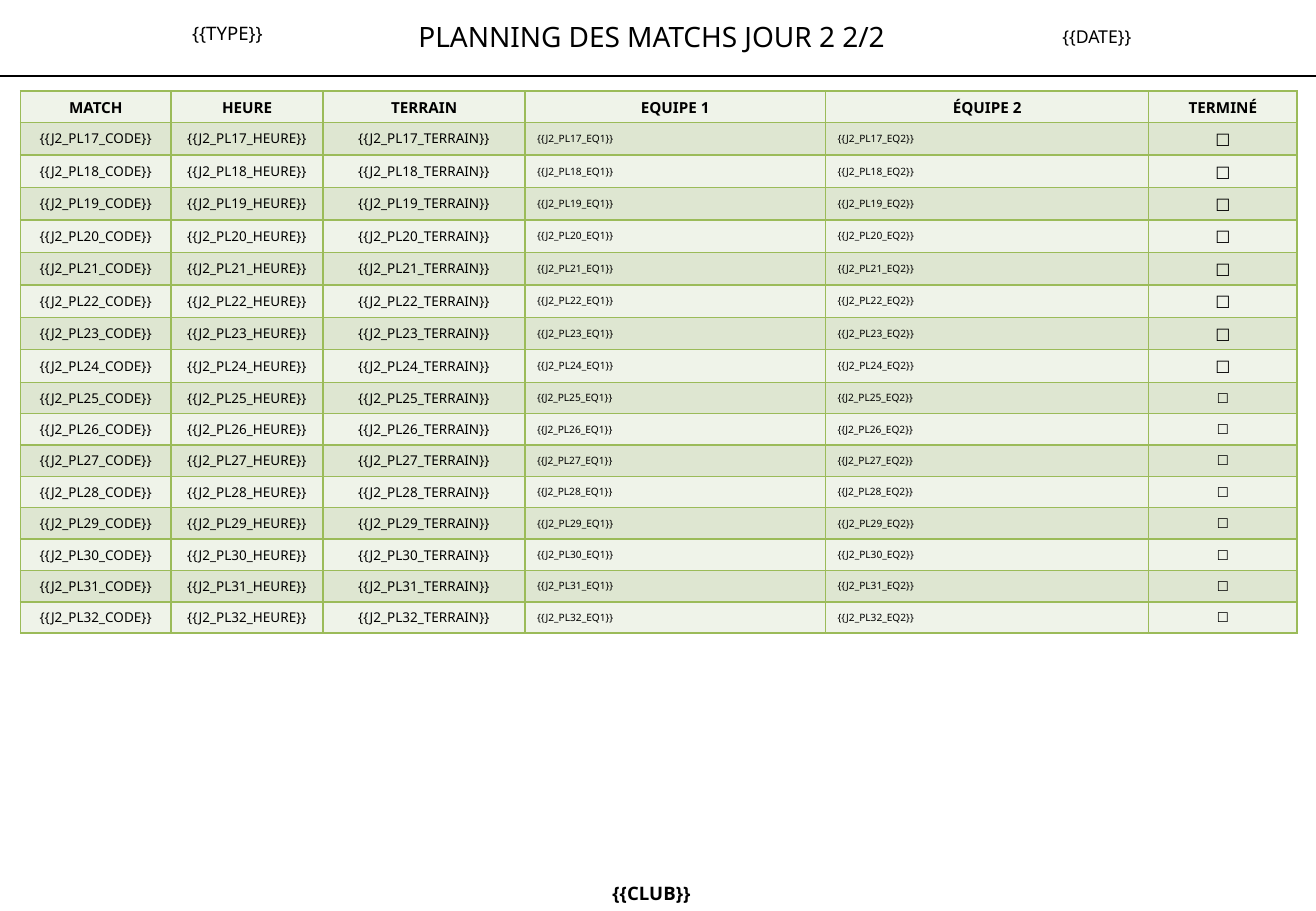
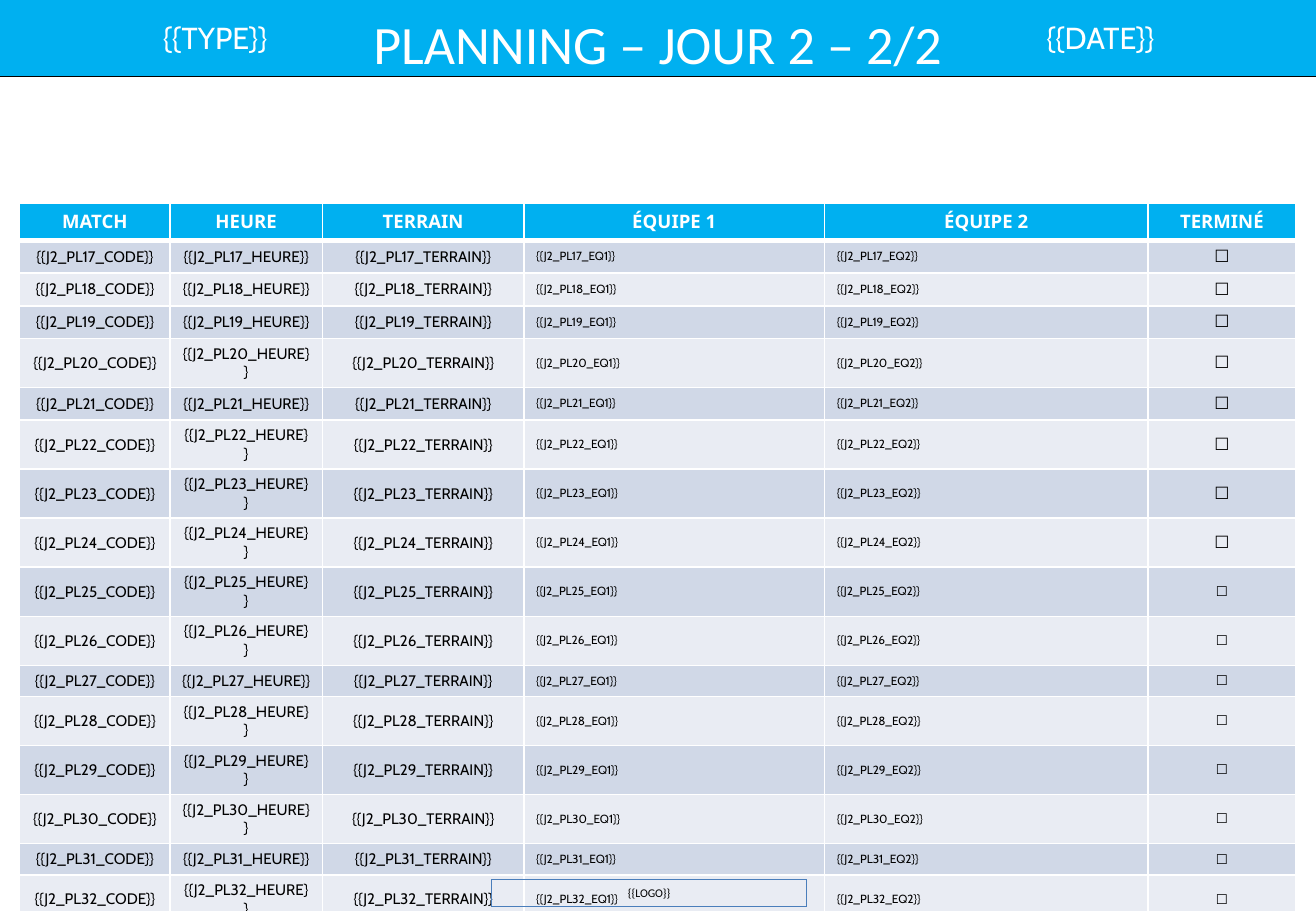
Before and after one commit to remidifranciaperso-bit/tournament-manager, a slide deck: slide 16 of templates bleus/Template_24_poules_2J.pptx (slide 14 before the commit). Drawn at 1316x911 pixels with LibreOffice and Linux fonts; fonts in the diff are those of the drawing. Boxes give left, top, right and bottom in pixels: in the first picture for what was removed or moved away, otherwise in the second. Text is boxed around its words. In the diff, an @@ line names an element or a change of style, - is before the commit and + after.

```diff
--- a/templates bleus/Template_24_poules_2J.pptx
+++ b/templates bleus/Template_24_poules_2J.pptx
@@ text "{{TYPE}}" at bbox=[163, 26, 267, 53]: size 11 to 18 pt, font Noto Sans to Cabin, text colour #000000 to #FFFFFF @@
@@ rectangle added at bbox=[0, 0, 1316, 77], fill #00B0F0, outline #000000 1 pt @@
@@ text at bbox=[373, 26, 942, 78]: text changed; size 16.5 to 32 pt; font Noto Sans to Calibri; text colour #000000 to #FFFFFF @@
-PLANNING DES MATCHS JOUR 2 2/2
+PLANNING – JOUR 2 – 2/2
@@ text "{{DATE}}": place and size @@
-text "{{DATE}}" at bbox=[1062, 30, 1131, 46]
+text "{{DATE}}" at bbox=[1046, 26, 1154, 53]
@@ text "{{DATE}}" at bbox=[1046, 26, 1154, 53]: size 10.5 to 18 pt, font Noto Sans to Cabin, text colour #000000 to #FFFFFF @@
@@ line removed from (0, 75) to (1316, 75) @@
@@ table at bbox=[19, 203, 1295, 911] @@
-row 1, column 4: EQUIPE 1
+row 1, column 4: ÉQUIPE 1
@@ fill #EFF3EA to #00B0F0 in row 1 @@
@@ fill #DEE7D1 to #D0D8E8 in 48 cells @@
@@ fill #EFF3EA to #E9EDF4 in 48 cells @@
@@ size 9 to 11 pt, text colour #000000 to #FFFFFF in "MATCH", "HEURE", "TERRAIN", "ÉQUIPE 2" and 1 more places @@
@@ size 8 to 9 pt in "{{J2_PL17_CODE}}", "{{J2_PL17_HEURE}}", "{{J2_PL17_TERRAIN}}", "{{J2_PL18_CODE}}" and 44 more places @@
@@ font Noto Sans to Cabin @@
@@ size 6 to 7 pt in "{{J2_PL17_EQ1}}", "{{J2_PL17_EQ2}}", "{{J2_PL18_EQ1}}", "{{J2_PL18_EQ2}}" and 28 more places @@
@@ font Noto Sans to Calibri in "☐", "☐", "☐", "☐" and 12 more places @@
@@ borders changed @@
@@ table: place and size @@
-table at bbox=[21, 91, 1297, 633]
+table at bbox=[19, 203, 1295, 911]
@@ rectangle added at bbox=[492, 880, 808, 906], outline #4B7EBC 0 pt, 7 pt, text #000000 @@
+{{LOGO}}
@@ text removed at bbox=[612, 886, 690, 903] @@
-{{CLUB}}
```
Also in this commit, not shown: 14 other slides changed, 2 slides added, 1 slide removed, 8 other files.
